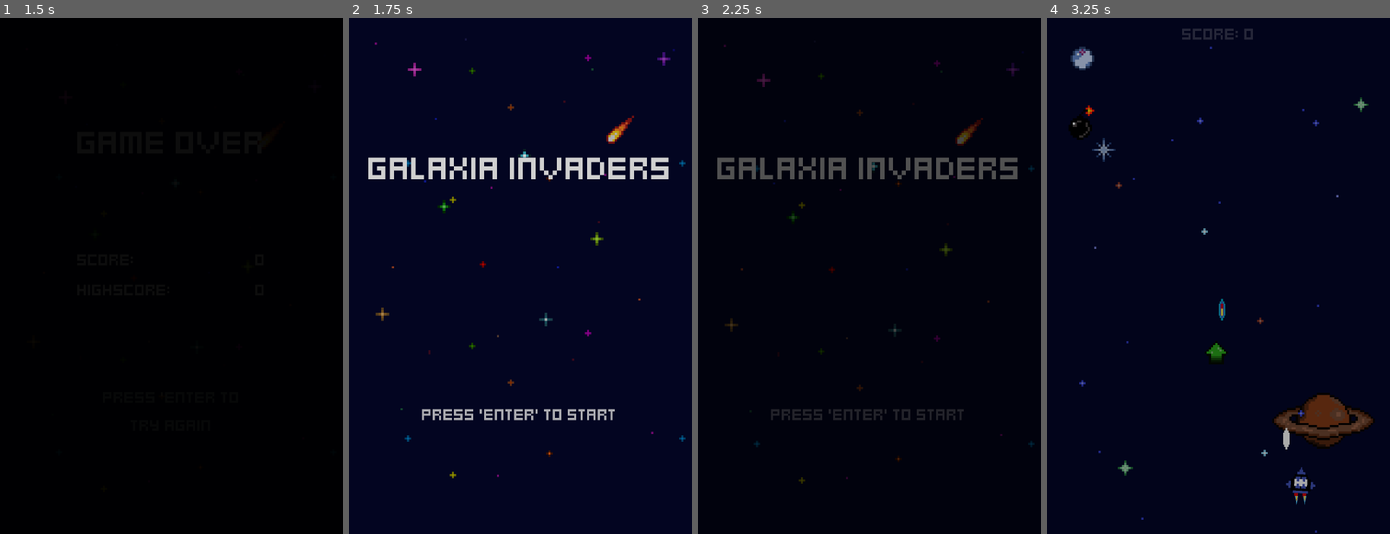
Above: before the commit, frames 1-4 (left to right).
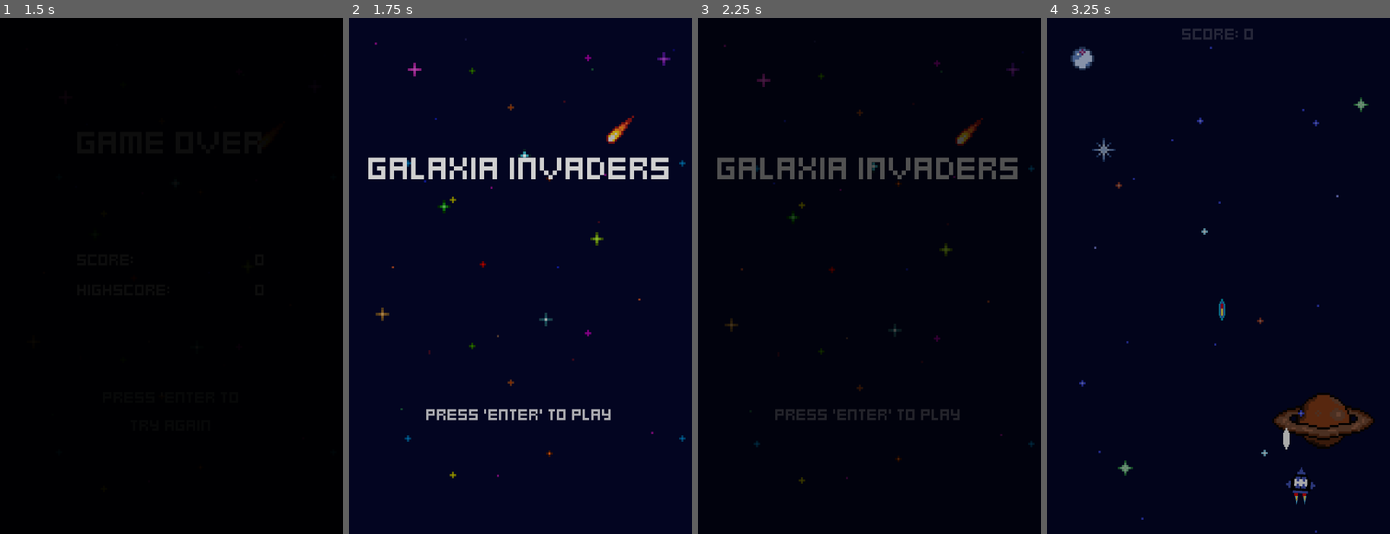
Above: after the commit, the same moments.

Repository: qaramanis/galaxia-invaders
Game: Godot game, scene res://menus/game_over.tscn
The game is run twice, just before and just after one commit, with the same random seed, the same clock (stepped at 60 frames per second) and the same inputs. This scene is started directly instead of the project's main scene.
Inputs:
- Up to frame 1 (1.5 s): tap Enter (ui_accept) at 0.5, 0.6, 0.77, 1.07, 1.25, 1.35 s; hold Right (right) 0.53-1.28 s; hold A (left) from 1.28 s (still down)
- Up to frame 2 (1.75 s): keep holding A (left); tap Enter (ui_accept) at 1.52 s
- Up to frame 3 (2.25 s): tap Enter (ui_accept) at 1.82, 2, 2.1 s; release A (left) at 2.03 s; hold Right (right) from 2.03 s (still down)
- Up to frame 4 (3.25 s): keep holding Right (right); tap Enter (ui_accept) at 2.85, 3.02 s

Frame 1 is identical in both runs. In frame 2, 0.6% of the frame differs, in the area x 21-78%, y 75-78%; in frame 3, 0.4%; in frame 4, 0.4%.
Error in both runs: Cannot call method 'change_scene_to_file' on a null value. (res://menus/menu.gd:13)

Commit message:
code opt + cleanup

Diff:
--- a/components/flash_component.gd
+++ b/components/flash_component.gd
@@ -1,7 +1,7 @@
 class_name FlashComponent
 extends Node
 
-const FLASH_MATERIAL = preload("res://effects/white_flash_material.tres")
+const FLASH_MATERIAL = preload("res://effects/white_flash/white_flash_material.tres")
 
 @export var sprite: CanvasItem
 @export var flash_duration: = 0.2
--- a/effects/gameplay_background.tscn
+++ b/effects/gameplay_background/gameplay_background.tscn
@@ -1,6 +1,6 @@
 [gd_scene load_steps=6 format=3 uid="uid://eff6tiedsj1w"]
 
-[ext_resource type="Script" uid="uid://bqgjbmerd6ymx" path="res://effects/gameplay_background.gd" id="1_q3j20"]
+[ext_resource type="Script" uid="uid://bqgjbmerd6ymx" path="res://effects/gameplay_background/gameplay_background.gd" id="1_q3j20"]
 [ext_resource type="Texture2D" uid="uid://5ala75ojsk8o" path="res://assets/background/gameplay_background.png" id="2_0aeuj"]
 [ext_resource type="AudioStream" uid="uid://jf16fsb6nyqu" path="res://sounds/gameplay_ambience.mp3" id="2_1vcai"]
 [ext_resource type="Texture2D" uid="uid://edbtilas3ifb" path="res://assets/background/gameplay-middleground.png" id="3_4iynf"]
--- a/effects/space_background.tscn
+++ b/effects/space_background/space_background.tscn
@@ -1,6 +1,6 @@
 [gd_scene load_steps=6 format=3 uid="uid://de4g6bt8oy5ts"]
 
-[ext_resource type="Script" uid="uid://btwfvgdrh6dyj" path="res://effects/space_background.gd" id="1_5bor5"]
+[ext_resource type="Script" uid="uid://btwfvgdrh6dyj" path="res://effects/space_background/space_background.gd" id="1_5bor5"]
 [ext_resource type="Texture2D" uid="uid://dj7mk2bqxhpes" path="res://assets/background/space_background.png" id="2_5bor5"]
 [ext_resource type="Texture2D" uid="uid://b2pppt12i20ds" path="res://assets/background/space_middleground.png" id="3_240k4"]
 [ext_resource type="Texture2D" uid="uid://dghg6bmb2wdhd" path="res://assets/background/space_foreground.png" id="4_eofjb"]
--- a/transition_screen.tscn
+++ b/effects/transition_screen/transition_screen.tscn
@@ -1,6 +1,6 @@
 [gd_scene load_steps=6 format=3 uid="uid://vvc3kao7j8q6"]
 
-[ext_resource type="Script" uid="uid://dyq4axsxrud4d" path="res://transition_screen.gd" id="1_57neh"]
+[ext_resource type="Script" uid="uid://dyq4axsxrud4d" path="res://effects/transition_screen/transition_screen.gd" id="1_57neh"]
 
 [sub_resource type="Animation" id="Animation_57neh"]
 length = 0.001
--- /dev/null
+++ b/effects/white_flash/white_flash_material.tres
@@ -0,0 +1,6 @@
+[gd_resource type="ShaderMaterial" load_steps=2 format=3 uid="uid://c88q6pkhh3vl"]
+
+[ext_resource type="Shader" uid="uid://wonq1la3w2cq" path="res://effects/white_flash/white_flash_material.gdshader" id="1_t2u32"]
+
+[resource]
+shader = ExtResource("1_t2u32")
--- a/effects/white_flash_material.tres
+++ /dev/null
@@ -1,6 +0,0 @@
-[gd_resource type="ShaderMaterial" load_steps=2 format=3 uid="uid://c88q6pkhh3vl"]
-
-[ext_resource type="Shader" path="res://effects/white_flash_material.gdshader" id="1_t2u32"]
-
-[resource]
-shader = ExtResource("1_t2u32")
--- a/enemies/enemy.tscn
+++ b/enemies/enemy.tscn
@@ -10,10 +10,10 @@
 [ext_resource type="Script" uid="uid://cb30vdkogpydn" path="res://components/flash_component.gd" id="8_5kjqt"]
 [ext_resource type="Script" uid="uid://igs2lkrbpa34" path="res://components/hurt_component.gd" id="9_3gnt4"]
 [ext_resource type="Script" uid="uid://b2icqvnrurryk" path="res://components/spawner_component.gd" id="10_kxq03"]
-[ext_resource type="PackedScene" uid="uid://co282iod5wyyc" path="res://effects/explosion_effect.tscn" id="11_8tnyj"]
+[ext_resource type="PackedScene" uid="uid://co282iod5wyyc" path="res://effects/explosion/explosion_effect.tscn" id="11_8tnyj"]
 [ext_resource type="Script" uid="uid://bsjhe56nj4gg7" path="res://components/destroyed_component.gd" id="12_waslk"]
 [ext_resource type="Script" uid="uid://dblrcjambvq8h" path="res://components/score_component.gd" id="13_uuhjc"]
-[ext_resource type="Resource" uid="uid://vrfwv2ai2n3w" path="res://game_stats.tres" id="14_q5xw5"]
+[ext_resource type="Resource" uid="uid://vrfwv2ai2n3w" path="res://game_stats/game_stats.tres" id="14_q5xw5"]
 [ext_resource type="AudioStream" uid="uid://l5r8xtqsvavc" path="res://sounds/hit_sound.wav" id="15_mot02"]
 
 [node name="Enemy" type="Node2D"]
--- a/enemies/enemy_generator/enemy_generator.tscn
+++ b/enemies/enemy_generator/enemy_generator.tscn
@@ -6,7 +6,7 @@
 [ext_resource type="PackedScene" uid="uid://slvxbtlyp7xx" path="res://enemies/kavouris/kavouris_enemy.tscn" id="3_m4hnj"]
 [ext_resource type="PackedScene" uid="uid://bnq12bj7wcoop" path="res://enemies/keravnos/keravnos_enemy.tscn" id="4_fag5v"]
 [ext_resource type="PackedScene" uid="uid://d7itean53d0y" path="res://enemies/prasinos_magkas/prasinos_magkas_enemy.tscn" id="5_rpav0"]
-[ext_resource type="Resource" uid="uid://vrfwv2ai2n3w" path="res://game_stats.tres" id="6_k1062"]
+[ext_resource type="Resource" uid="uid://vrfwv2ai2n3w" path="res://game_stats/game_stats.tres" id="6_k1062"]
 
 [node name="EnemyGenerator" type="Node2D"]
 script = ExtResource("1_k80ol")
--- a/game_stats.tres
+++ b/game_stats/game_stats.tres
@@ -1,6 +1,6 @@
 [gd_resource type="Resource" script_class="GameStats" load_steps=2 format=3 uid="uid://vrfwv2ai2n3w"]
 
-[ext_resource type="Script" uid="uid://ddw8jelmhgwh5" path="res://game_stats.gd" id="1_h0o64"]
+[ext_resource type="Script" uid="uid://ddw8jelmhgwh5" path="res://game_stats/game_stats.gd" id="1_h0o64"]
 
 [resource]
 script = ExtResource("1_h0o64")
--- a/menus/game_over.tscn
+++ b/menus/game_over.tscn
@@ -1,8 +1,8 @@
 [gd_scene load_steps=11 format=3 uid="uid://bl2yu4kdwks1l"]
 
 [ext_resource type="Script" uid="uid://juiupvj56hl3" path="res://menus/game_over.gd" id="1_hl86a"]
-[ext_resource type="PackedScene" uid="uid://de4g6bt8oy5ts" path="res://effects/space_background.tscn" id="1_v8xbx"]
-[ext_resource type="Resource" uid="uid://vrfwv2ai2n3w" path="res://game_stats.tres" id="2_a6cs8"]
+[ext_resource type="PackedScene" uid="uid://de4g6bt8oy5ts" path="res://effects/space_background/space_background.tscn" id="1_v8xbx"]
+[ext_resource type="Resource" uid="uid://vrfwv2ai2n3w" path="res://game_stats/game_stats.tres" id="2_a6cs8"]
 [ext_resource type="LabelSettings" uid="uid://cdk7ufex3i6og" path="res://fonts/title_label_settings.tres" id="2_mq8lb"]
 [ext_resource type="LabelSettings" uid="uid://c03iwwiqkc132" path="res://fonts/subtitle_label_settings.tres" id="4_hl86a"]
 [ext_resource type="FontFile" uid="uid://bxn8mxkj6uk20" path="res://fonts/Kenney Mini Square.ttf" id="6_kwtkc"]
@@ -10,6 +10,21 @@
 [sub_resource type="LabelSettings" id="LabelSettings_mgyup"]
 font = ExtResource("6_kwtkc")
 font_size = 8
+
+[sub_resource type="Animation" id="Animation_ydvg7"]
+length = 0.001
+tracks/0/type = "value"
+tracks/0/imported = false
+tracks/0/enabled = true
+tracks/0/path = NodePath("CenterContainer/VBoxContainer/Label:label_settings:font_color")
+tracks/0/interp = 1
+tracks/0/loop_wrap = true
+tracks/0/keys = {
+"times": PackedFloat32Array(0),
+"transitions": PackedFloat32Array(1),
+"update": 0,
+"values": [Color(1, 1, 1, 1)]
+}
 
 [sub_resource type="Animation" id="Animation_oa3s2"]
 resource_name = "blinking_text"
@@ -26,21 +41,6 @@
 "transitions": PackedFloat32Array(1, 1, 1),
 "update": 0,
 "values": [Color(1, 1, 1, 1), Color(1, 1, 1, 0.196078), Color(1, 1, 1, 1)]
-}
-
-[sub_resource type="Animation" id="Animation_ydvg7"]
-length = 0.001
-tracks/0/type = "value"
-tracks/0/imported = false
-tracks/0/enabled = true
-tracks/0/path = NodePath("CenterContainer/VBoxContainer/Label:label_settings:font_color")
-tracks/0/interp = 1
-tracks/0/loop_wrap = true
-tracks/0/keys = {
-"times": PackedFloat32Array(0),
-"transitions": PackedFloat32Array(1),
-"update": 0,
-"values": [Color(1, 1, 1, 1)]
 }
 
 [sub_resource type="AnimationLibrary" id="AnimationLibrary_ntuu1"]
--- a/menus/menu.gd
+++ b/menus/menu.gd
@@ -4,7 +4,7 @@
 func _ready() -> void:
 	pass
 
-func _process(delta: float) -> void:
+func _process(_delta: float) -> void:
 	if Input.is_action_just_pressed("ui_accept"):
 		TransitionScreen.transition()
 		await TransitionScreen.on_transition_finished
--- a/menus/menu.tscn
+++ b/menus/menu.tscn
@@ -1,7 +1,7 @@
 [gd_scene load_steps=8 format=3 uid="uid://b1mc623vc7sky"]
 
 [ext_resource type="Script" uid="uid://bhs4b1f6d8b1h" path="res://menus/menu.gd" id="1_2d4ws"]
-[ext_resource type="PackedScene" uid="uid://de4g6bt8oy5ts" path="res://effects/space_background.tscn" id="1_hl3ms"]
+[ext_resource type="PackedScene" uid="uid://de4g6bt8oy5ts" path="res://effects/space_background/space_background.tscn" id="1_hl3ms"]
 [ext_resource type="LabelSettings" uid="uid://cdk7ufex3i6og" path="res://fonts/title_label_settings.tres" id="2_2d4ws"]
 [ext_resource type="LabelSettings" uid="uid://c03iwwiqkc132" path="res://fonts/subtitle_label_settings.tres" id="4_2d4ws"]
 
@@ -76,7 +76,7 @@
 
 [node name="StartLabel" type="Label" parent="CenterContainer/VBoxContainer"]
 layout_mode = 2
-text = "PRESS 'ENTER' TO START"
+text = "PRESS 'ENTER' TO PLAY"
 label_settings = ExtResource("4_2d4ws")
 horizontal_alignment = 1
 
--- a/player_ship/ship.tscn
+++ b/player_ship/ship.tscn
@@ -18,7 +18,7 @@
 [ext_resource type="Script" uid="uid://dwq7bi5q0oo2b" path="res://components/hurtbox_component.gd" id="12_kbeao"]
 [ext_resource type="Script" uid="uid://igs2lkrbpa34" path="res://components/hurt_component.gd" id="13_kbeao"]
 [ext_resource type="Script" uid="uid://bsjhe56nj4gg7" path="res://components/destroyed_component.gd" id="14_a146t"]
-[ext_resource type="PackedScene" uid="uid://co282iod5wyyc" path="res://effects/explosion_effect.tscn" id="15_gglps"]
+[ext_resource type="PackedScene" uid="uid://co282iod5wyyc" path="res://effects/explosion/explosion_effect.tscn" id="15_gglps"]
 [ext_resource type="AudioStream" uid="uid://bkriqlj4dbw2x" path="res://sounds/player_laser.mp3" id="20_5vd58"]
 
 [sub_resource type="AtlasTexture" id="AtlasTexture_5vd58"]
--- a/power_ups/PowerUpGenerator.tscn
+++ b/power_ups/PowerUpGenerator.tscn
@@ -4,7 +4,7 @@
 [ext_resource type="Script" uid="uid://b2icqvnrurryk" path="res://components/spawner_component.gd" id="1_inl6q"]
 [ext_resource type="PackedScene" uid="uid://ddo257tgai1wv" path="res://power_ups/upgrade_laser/upgrade_laser.tscn" id="2_brsd6"]
 [ext_resource type="PackedScene" uid="uid://cvvwifbk3igp8" path="res://power_ups/nuke_world/nuke_world.tscn" id="3_pjxc4"]
-[ext_resource type="Resource" uid="uid://vrfwv2ai2n3w" path="res://game_stats.tres" id="4_auskt"]
+[ext_resource type="Resource" uid="uid://vrfwv2ai2n3w" path="res://game_stats/game_stats.tres" id="4_auskt"]
 
 [node name="PowerUpGenerator" type="Node2D"]
 script = ExtResource("1_fidey")
--- a/power_ups/nuke_world/nuke_world.gd
+++ b/power_ups/nuke_world/nuke_world.gd
@@ -1,6 +1,6 @@
 extends PowerUp
 
-const ExplosionEffect = preload("res://effects/explosion_effect.tscn")
+const ExplosionEffect = preload("res://effects/explosion/explosion_effect.tscn")
 
 func _ready():
 	super()
--- a/project.godot
+++ b/project.godot
@@ -21,7 +21,8 @@
 
 [autoload]
 
-TransitionScreen="*res://transition_screen.tscn"
+TransitionScreen="*res://effects/transition_screen/transition_screen.tscn"
+ResourceStash="*res://resource_stash.gd"
 Laser="*res://projectiles/laser.tscn"
 
 [display]
--- a/projectiles/laser.gd
+++ b/projectiles/laser.gd
@@ -1,7 +1,7 @@
 extends Node2D
 
 @onready var visible_on_screen_notifier_2d: VisibleOnScreenNotifier2D = $VisibleOnScreenNotifier2D
-@onready var flash_component: FlashComponent = $FlashComponent as FlashComponent
+@onready var flash_component: FlashComponent = $FlashComponent
 @onready var hitbox_component: HitboxComponent = $HitboxComponent as HitboxComponent
 
 
--- a/resource_stash.gd
+++ b/resource_stash.gd
@@ -1,3 +1,3 @@
 extends Node
 
-var game_stats: GameStats = load("res://game_stats.tres")
+var game_stats: GameStats = load("res://game_stats/game_stats.tres")
--- a/scene_manager.gd
+++ /dev/null
@@ -1 +0,0 @@
-extends Node
--- a/world.tscn
+++ b/world.tscn
@@ -1,15 +1,13 @@
-[gd_scene load_steps=11 format=3 uid="uid://bt1iu4plefeq6"]
+[gd_scene load_steps=9 format=3 uid="uid://bt1iu4plefeq6"]
 
 [ext_resource type="Script" uid="uid://bdlqxs5udn1tq" path="res://world.gd" id="1_aqk2v"]
 [ext_resource type="PackedScene" uid="uid://cjoydvhiue75e" path="res://player_ship/ship.tscn" id="1_f3sb7"]
-[ext_resource type="Resource" uid="uid://vrfwv2ai2n3w" path="res://game_stats.tres" id="2_dwbse"]
+[ext_resource type="Resource" uid="uid://vrfwv2ai2n3w" path="res://game_stats/game_stats.tres" id="2_dwbse"]
 [ext_resource type="PackedScene" uid="uid://btujomquwsc16" path="res://enemies/enemy_generator/enemy_generator.tscn" id="3_tlwt5"]
 [ext_resource type="LabelSettings" uid="uid://c03iwwiqkc132" path="res://fonts/subtitle_label_settings.tres" id="5_036b0"]
 [ext_resource type="PackedScene" uid="uid://cc73yvccgrsaf" path="res://power_ups/PowerUpGenerator.tscn" id="5_wse8f"]
-[ext_resource type="PackedScene" uid="uid://eff6tiedsj1w" path="res://effects/gameplay_background.tscn" id="7_gbfbk"]
+[ext_resource type="PackedScene" uid="uid://eff6tiedsj1w" path="res://effects/gameplay_background/gameplay_background.tscn" id="7_gbfbk"]
 [ext_resource type="Script" uid="uid://dblrcjambvq8h" path="res://components/score_component.gd" id="7_pkg7o"]
-[ext_resource type="PackedScene" uid="uid://cvvwifbk3igp8" path="res://power_ups/nuke_world/nuke_world.tscn" id="8_gbfbk"]
-[ext_resource type="PackedScene" uid="uid://ddo257tgai1wv" path="res://power_ups/upgrade_laser/upgrade_laser.tscn" id="9_ioo17"]
 
 [node name="world" type="Node2D"]
 script = ExtResource("1_aqk2v")
@@ -35,9 +33,3 @@
 metadata/_custom_type_script = "uid://dblrcjambvq8h"
 
 [node name="GameplayBackground" parent="." instance=ExtResource("7_gbfbk")]
-
-[node name="NukeWorld" parent="." instance=ExtResource("8_gbfbk")]
-position = Vector2(16, 35)
-
-[node name="PowerUp" parent="." instance=ExtResource("9_ioo17")]
-position = Vector2(79, 142)
Renamed: effects/explosion_effect.tscn -> effects/explosion/explosion_effect.tscn
Renamed: effects/gameplay_background.gd -> effects/gameplay_background/gameplay_background.gd
Renamed: effects/gameplay_background.gd.uid -> effects/gameplay_background/gameplay_background.gd.uid
Renamed: effects/space_background.gd -> effects/space_background/space_background.gd
Renamed: effects/space_background.gd.uid -> effects/space_background/space_background.gd.uid
Renamed: transition_screen.gd -> effects/transition_screen/transition_screen.gd
Renamed: transition_screen.gd.uid -> effects/transition_screen/transition_screen.gd.uid
Renamed: effects/white_flash_material.gdshader -> effects/white_flash/white_flash_material.gdshader
Renamed: effects/white_flash_material.gdshader.uid -> effects/white_flash/white_flash_material.gdshader.uid
Renamed: game_stats.gd -> game_stats/game_stats.gd
Renamed: game_stats.gd.uid -> game_stats/game_stats.gd.uid
Not shown, removed: scene_manager.gd.uid
